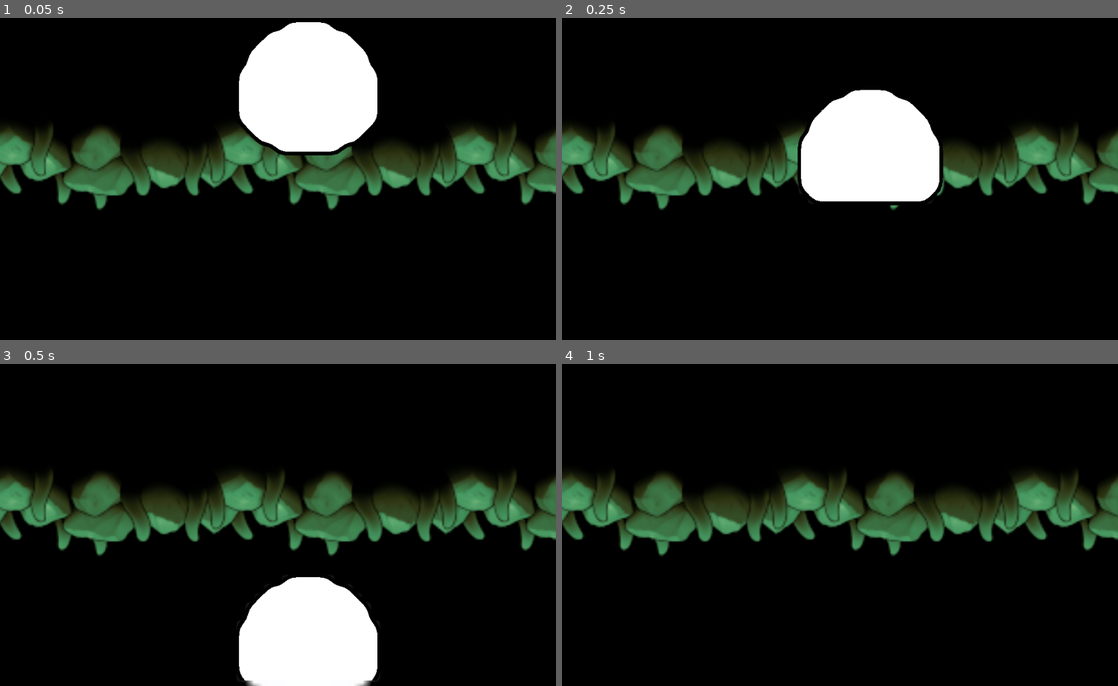
Above: before the commit, frames 1-4 (two rows, left to right).
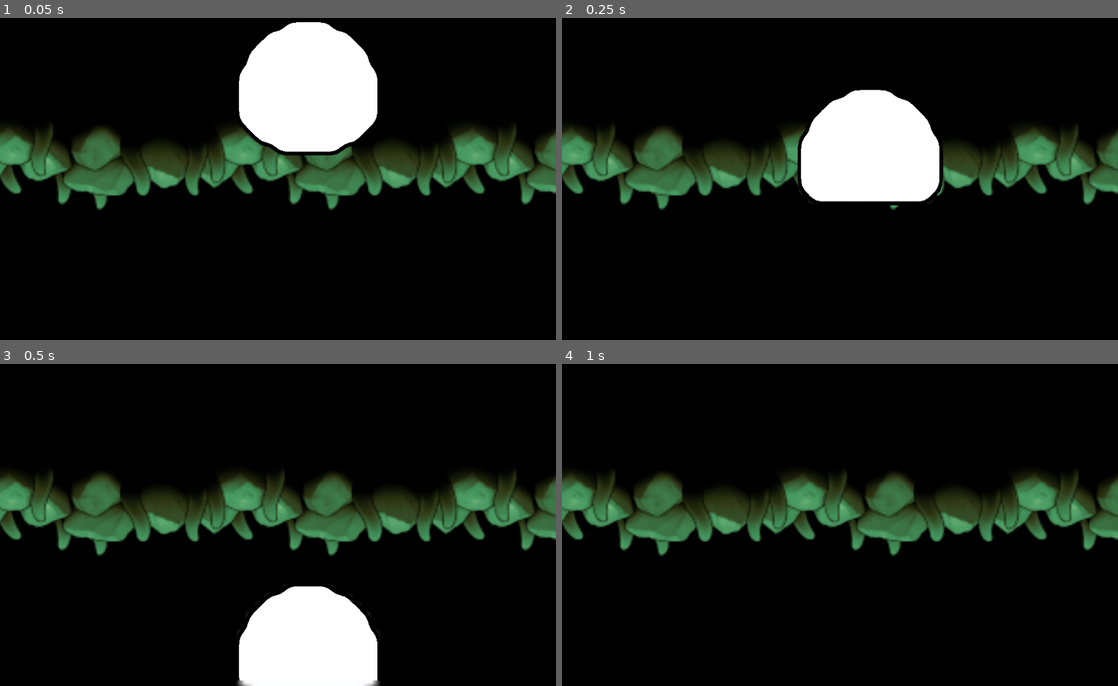
Above: after the commit, the same moments.

Repository: BoldHonor/GodotJam
Game: Godot game, scene res://Scenes/Main scene.tscn
Two runs of this game, one before a commit and one after it. Both use one fixed random seed, a clock stepped at 60 frames per second and the inputs below. This scene is started directly instead of the project's main scene.
Inputs (mouse positions are in pixels of both pictures, inside the frame that each line leads up to):
- Up to frame 1 (0.05 s): no input
- Up to frame 2 (0.25 s): no input
- Up to frame 3 (0.5 s): no input
- Up to frame 4 (1 s): move the mouse to (812, 589) at 0.52 s; press the mouse at (812, 589) at 0.53 s; hold Up (ui_up) from 0.53 s (still down)

Frame 1 is identical in both runs. In frame 2, less than 0.1% of the frame differs, in the area x 45-46%, y 31-32%; in frame 3, 0.9%, in the area x 42-69%, y 65-100%; in frame 4, nothing differs.

Commit message:
resolved merge conflict

Diff:
--- a/GameJamProject/Scenes/Player.tscn
+++ b/GameJamProject/Scenes/Player.tscn
@@ -38,20 +38,13 @@
 atlas = ExtResource( 3 )
 region = Rect2( 192, 0, 32, 32 )
 
-[sub_resource type="SpriteFrames" id=8]
+[sub_resource type="SpriteFrames" id=10]
 animations = [ {
-"frames": [ SubResource( 2 ), SubResource( 3 ), SubResource( 4 ), SubResource( 5 ), SubResource( 6 ), SubResource( 7 ) ],
+"frames": [ SubResource( 2 ), SubResource( 8 ), SubResource( 9 ), SubResource( 5 ), SubResource( 6 ), SubResource( 7 ) ],
 "loop": true,
 "name": "idle",
 "speed": 15.0
 } ]
-
-[sub_resource type="CircleShape2D" id=9]
-radius = 60.1409
-
-[sub_resource type="CapsuleShape2D" id=10]
-radius = 26.6279
-height = 18.8423
 
 [node name="Player" type="RigidBody2D"]
 collision_layer = 16384
@@ -76,9 +69,8 @@
 [node name="AnimatedSprite2" type="AnimatedSprite" parent="."]
 position = Vector2( 8, -40 )
 scale = Vector2( 5, 5 )
-frames = SubResource( 8 )
+frames = SubResource( 10 )
 animation = "idle"
-frame = 5
 playing = true
 
 [node name="Node2D" type="Node2D" parent="."]
@@ -97,7 +89,6 @@
 
 [node name="CollisionShape2D" type="CollisionShape2D" parent="Area2D"]
 visible = false
-shape = SubResource( 9 )
 __meta__ = {
 "_edit_lock_": true
 }
@@ -113,7 +104,6 @@
 [node name="CollisionShape2D" type="CollisionShape2D" parent="."]
 position = Vector2( 4.35201, 3.36739 )
 rotation = 1.5708
-shape = SubResource( 10 )
 
 [connection signal="timeout" from="Timer" to="." method="_on_Timer_timeout"]
 [connection signal="timeout" from="DeathTime" to="." method="_on_DeathTime_timeout"]
Not shown: 2 places in GameJamProject/Scenes/Player.tscn that only renumber resources
